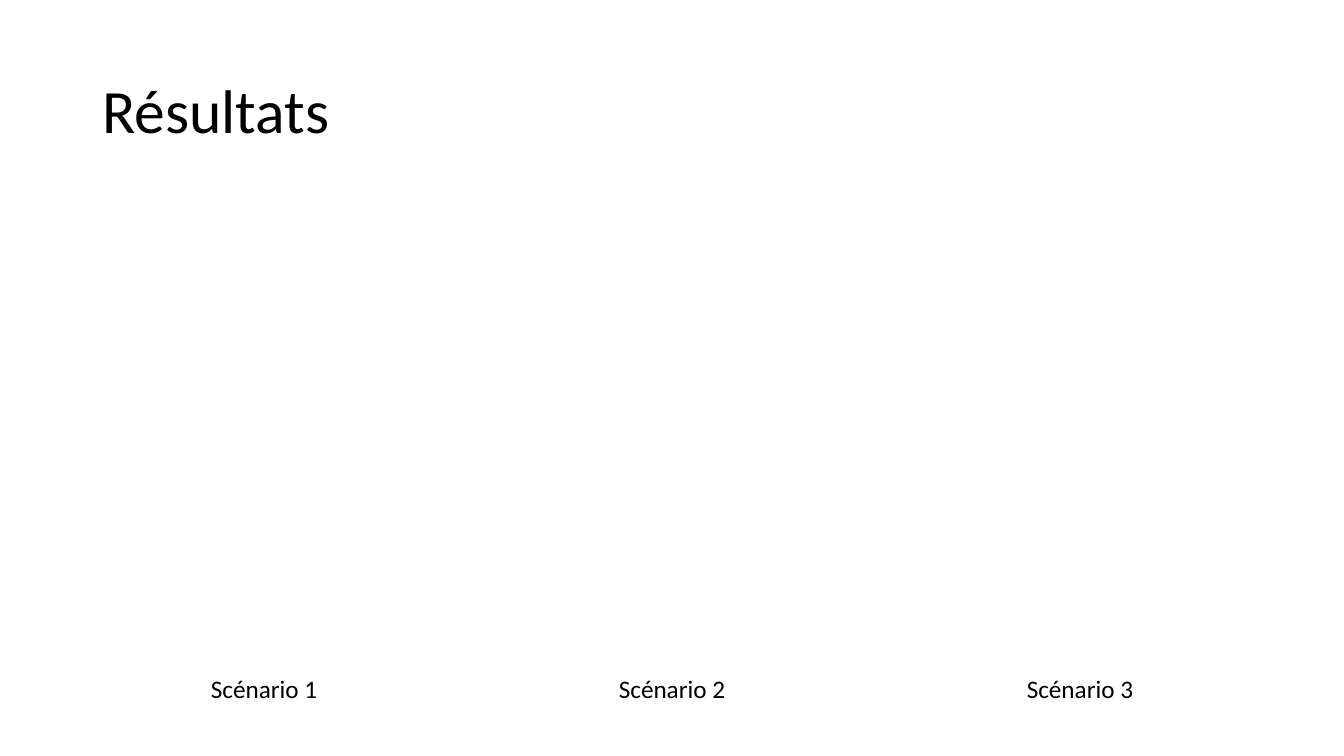
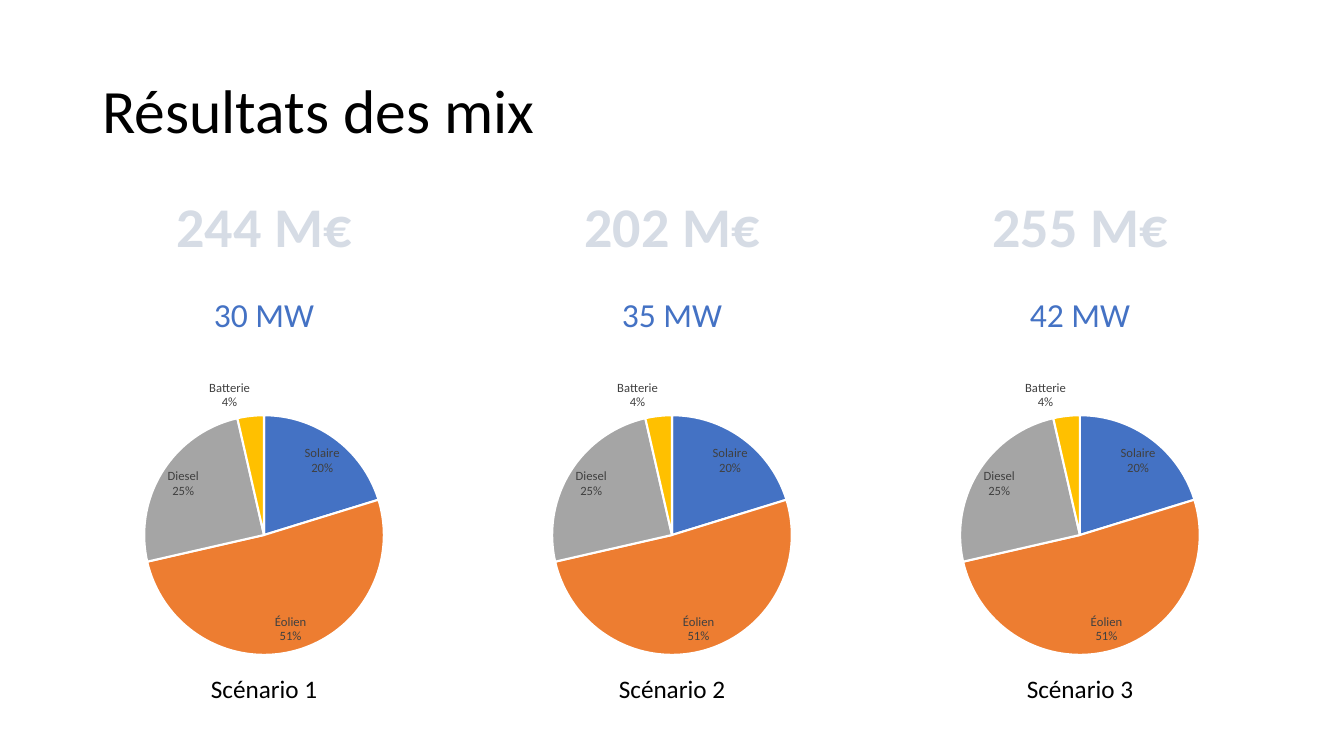
Before and after one commit to cledat/Projet-EA314, a slide deck: slide 7 of rapport.pptx. Drawn at 1344x756 pixels with LibreOffice and Linux fonts; fonts in the diff are those of the drawing. Boxes give left, top, right and bottom in pixels: in the first picture for what was removed or moved away, otherwise in the second. Text is boxed around its words. In the diff, an @@ line names an element or a change of style, - is before the commit and + after.

```diff
--- a/rapport.pptx
+++ b/rapport.pptx
@@ title at [102, 90, 534, 134]: text changed @@
-Résultats
+Résultats des mix
@@ text added at [177, 211, 351, 247], 40 pt, text pattern #44546A on #D6DCE5, bold @@
+244 M€
@@ text added at [585, 211, 759, 247], 40 pt, text pattern #44546A on #D6DCE5, bold @@
+202 M€
@@ text added at [992, 211, 1167, 247], 40 pt, text pattern #44546A on #D6DCE5, bold @@
+255 M€
@@ text added at [214, 305, 314, 328], 24 pt, text #4472C4 @@
+30 MW
@@ text added at [622, 305, 722, 328], 24 pt, text #4472C4 @@
+35 MW
@@ text added at [1030, 305, 1130, 327], 24 pt, text #4472C4 @@
+42 MW
@@ pie chart added at [101, 367, 427, 669] @@
+categories: Solaire, Éolien, Diesel, Batterie
+Series 1: 20, 51, 25, 4
@@ pie chart added at [509, 367, 836, 669] @@
+categories: Solaire, Éolien, Diesel, Batterie
+Series 1: 20, 51, 25, 4
@@ pie chart added at [918, 367, 1244, 669] @@
+categories: Solaire, Éolien, Diesel, Batterie
+Series 1: 20, 51, 25, 4
```
Also in this commit, not shown: 3 other slides changed, 1 slide added, 2 other files.
